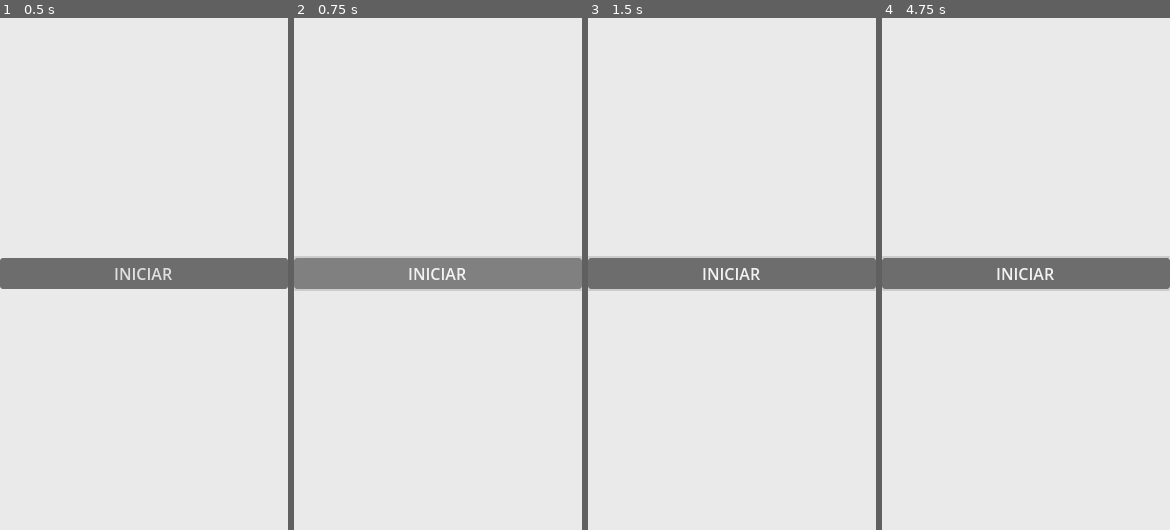
Above: before the commit, frames 1-4 (left to right).
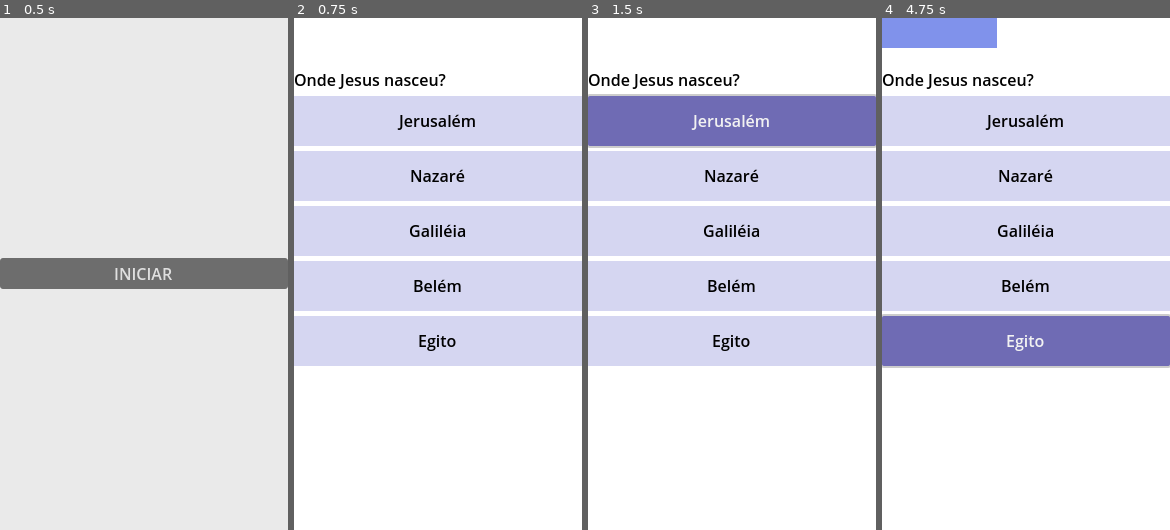
Above: after the commit, the same moments.

Repository: raphavini/perguntaserespostas
Game: Godot game, scene res://screens/tela_inicial/iniciar.tscn
The game is run twice, just before and just after one commit, with the same random seed, the same clock (stepped at 60 frames per second) and the same inputs.
Inputs (mouse positions are in pixels of both pictures, inside the frame that each line leads up to):
- Up to frame 1 (0.5 s): no input
- Up to frame 2 (0.75 s): click "INICIAR" at 0.5 s
- Up to frame 3 (1.5 s): click (732, 120) at 1.25 s, where only the run after the commit has a clickable "Jerusalém"
- Up to frame 4 (4.75 s): click (1026, 176) at 2 s, where only the run after the commit has a clickable "Nazaré"; click (1026, 233) at 2.75 s, where only the run after the commit has a clickable "Galiléia"; click (1026, 284) at 3.5 s, where only the run after the commit has a clickable "Belém"; click (1026, 340) at 4.25 s, where only the run after the commit has a clickable "Egito"

Frame 1 is identical in both runs. In frame 2, 8.4% of the frame differs, in the area x 0-100%, y 10-66%; in frame 3, 18%; in frame 4, 21%, in the area x 0-100%, y 0-69%.

Commit message:
Organizando pastas e arquivos

Diff:
--- a/screens/tela_inicial/iniciar.gd
+++ b/screens/tela_inicial/iniciar.gd
@@ -2,4 +2,4 @@
 
 func _on_button_pressed() -> void:
 	Global.new_question()
-	get_tree().change_scene_to_file("res://perguntas.tscn")
+	get_tree().change_scene_to_file("res://screens/tela_perguntas/perguntas.tscn")
--- a/screens/tela_perguntas/perguntas.gd
+++ b/screens/tela_perguntas/perguntas.gd
@@ -35,7 +35,7 @@
 	lbl_question.text=Global.current_question.question
 	for i in range(btn_list.size()):
 		btn_list[i].text=Global.current_question.shuffled[i]
-		btn_list[i].theme = load("res://tema_not_selected.tres")
+		btn_list[i].theme = load("res://themes/tema_not_selected.tres")
 		btn_list[i].disabled=false
 
 func _on_resposta_1_pressed() -> void:
@@ -53,10 +53,10 @@
 	for i in range(btn_list.size()):
 		if i == index_button:
 			print("BOTÃO ", i + 1, " - Selecionado")
-			btn_list[i].theme = load("res://tema_selected.tres")
+			btn_list[i].theme = load("res://themes/tema_selected.tres")
 		else:
 			print("Desmarcando botão ", i)
-			btn_list[i].theme = load("res://tema_not_selected.tres")
+			btn_list[i].theme = load("res://themes/tema_not_selected.tres")
 
 func _on_timer_timeout() -> void:
 	progress_bar.value -= 1  # Incrementa o valor da barra a cada
@@ -69,10 +69,10 @@
 func check_awnser():
 	if Global.current_question.shuffled[awnser_selected]==Global.current_question.correct_answer:
 		lbl_result.text="ACERTOU"
-		lbl_result.theme=load("res://correct.tres")
+		lbl_result.theme=load("res://themes/correct.tres")
 	else:
 		lbl_result.text="ERROU"
-		lbl_result.theme=load("res://wrong.tres")
+		lbl_result.theme=load("res://themes/wrong.tres")
 	progress_bar.visible=false
 	lbl_result.visible=true
 	for i in range(btn_list.size()):
